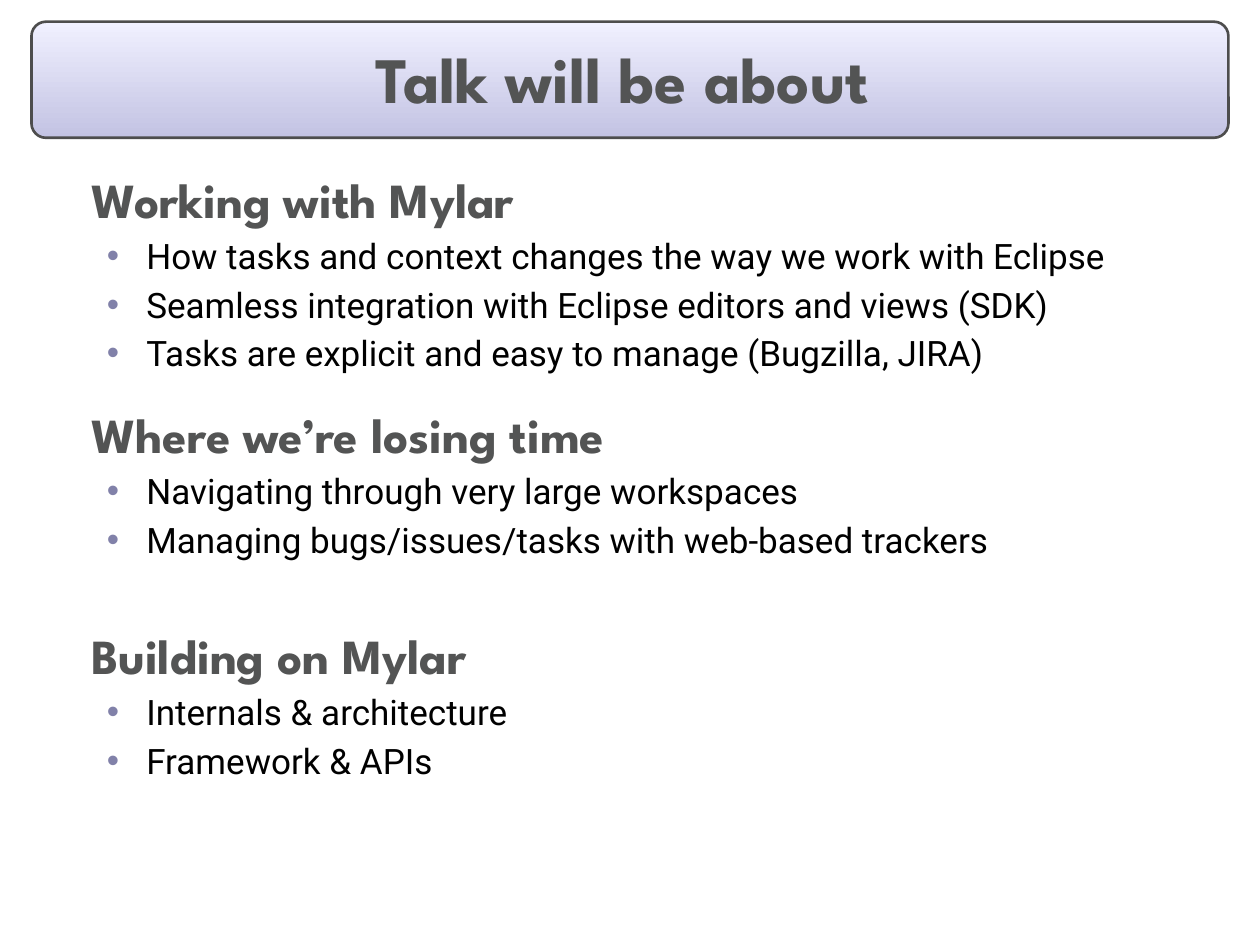
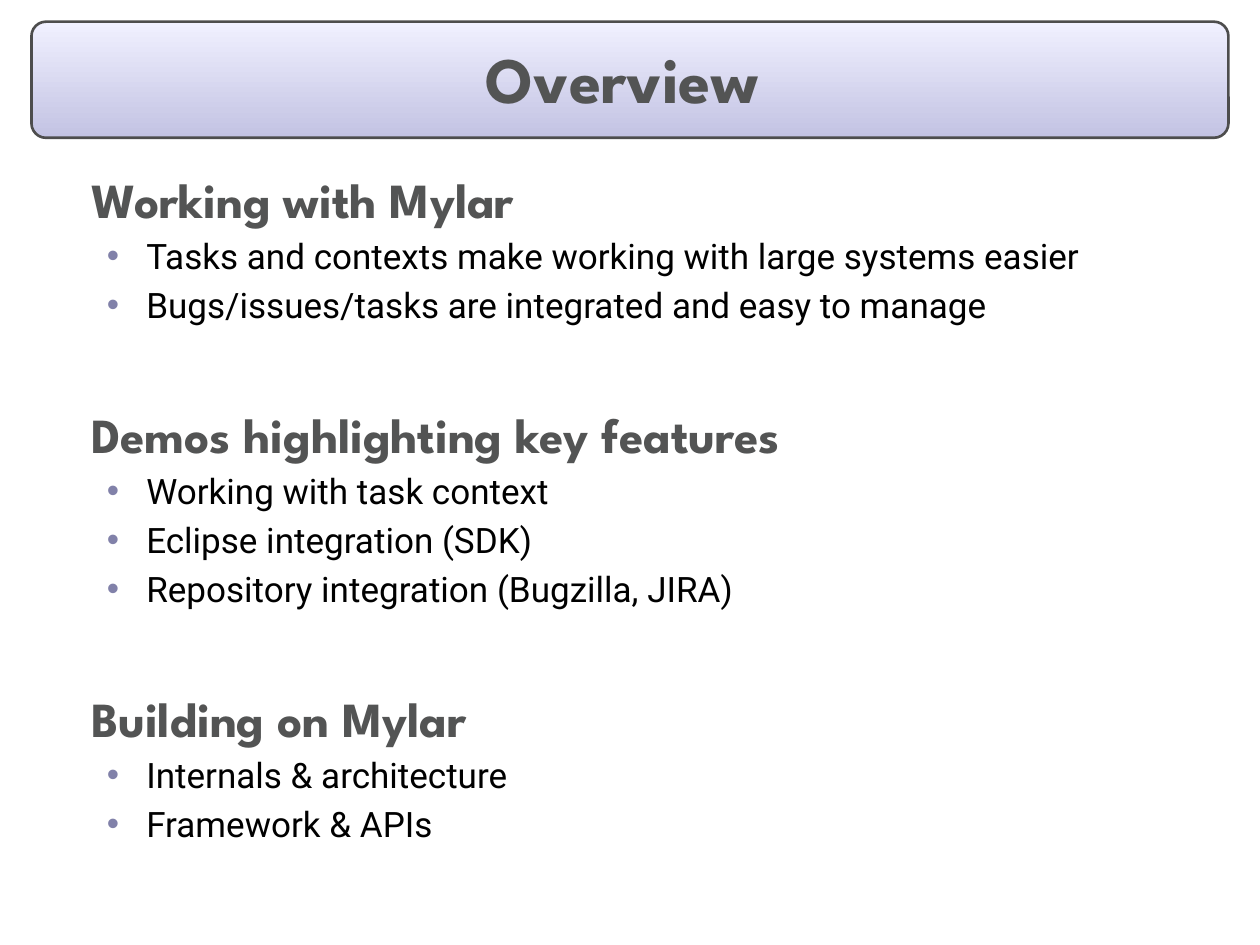
Before and after one commit to eclipse-mylyn/mylyn-website, a slide deck: slide 4 of publications/2006-03-mylar-eclipsecon.ppt. Drawn at 1260x945 pixels with LibreOffice and Linux fonts; fonts in the diff are those of the drawing. Boxes give left, top, right and bottom in pixels: in the first picture for what was removed or moved away, otherwise in the second. Text is boxed around its words. In the diff, an @@ line names an element or a change of style, - is before the commit and + after.

Commit message:
Progress on: prepare eclipsecon talk and slides

```diff
--- a/publications/2006-03-mylar-eclipsecon.ppt
+++ b/publications/2006-03-mylar-eclipsecon.ppt
@@ title at (486,59,758,104): text changed @@
-Talk will be about
+Overview
@@ text at (91,242,1079,610): text changed @@
-  • How tasks and context changes the way we work with Eclipse
-  • Seamless integration with Eclipse editors and views (SDK)
-  • Tasks are explicit and easy to manage (Bugzilla, JIRA)
-  Where we’re losing time
-  • Navigating through very large workspaces
-  • Managing bugs/issues/tasks with web-based trackers
+  • Tasks and contexts make working with large systems easier
+  • Bugs/issues/tasks are integrated and easy to manage
+  Demos highlighting key features
+  • Working with task context
+  • Eclipse integration (SDK)
+  • Repository integration (Bugzilla, JIRA)
```
Also in this commit, not shown: 13 other slides changed.
